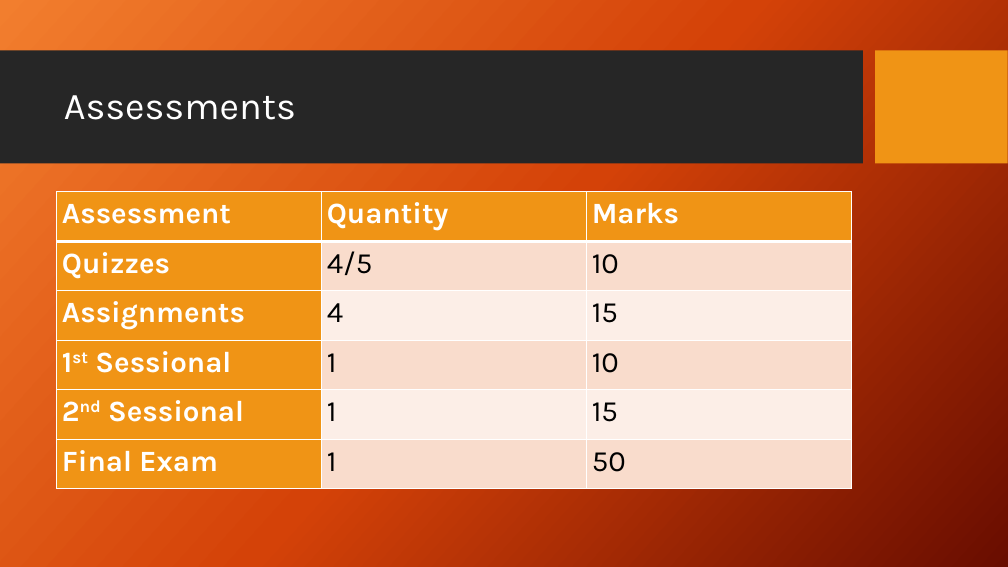
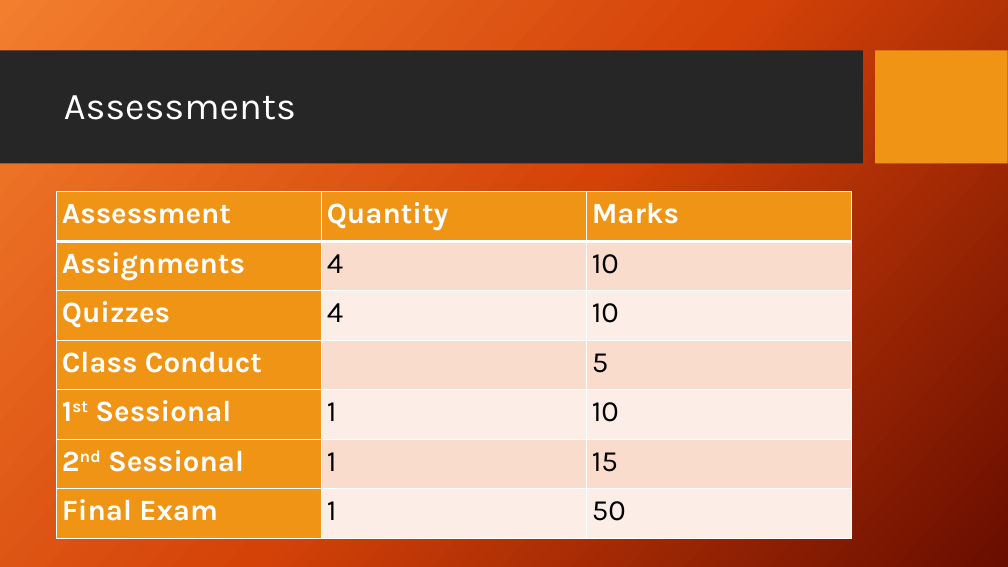
Before and after one commit to iffishells/Natural-Languag--Processing, a slide deck: slide 16 of PPT/Lecture1 Introduction.pptx (slide 18 before the commit). Drawn at 1008x567 pixels with LibreOffice and Linux fonts; fonts in the diff are those of the drawing; background and template pictures are left out. Boxes give left, top, right and bottom in pixels: in the first picture for what was removed or moved away, otherwise in the second. Text is boxed around its words. In the diff, an @@ line names an element or a change of style, - is before the commit and + after.

```diff
--- a/PPT/Lecture1 Introduction.pptx
+++ b/PPT/Lecture1 Introduction.pptx
@@ table at bbox=[56, 192, 850, 538] @@
-row 2: Quizzes | 4/5 | 10
-row 3: Assignments | 4 | 15
+row 2: Assignments | 4 | 10
+row 3: Quizzes | 4 | 10
+row 4: Class Conduct |  | 5
```
Also in this commit, not shown: 8 other slides changed, 3 slides removed, 17 other files.
